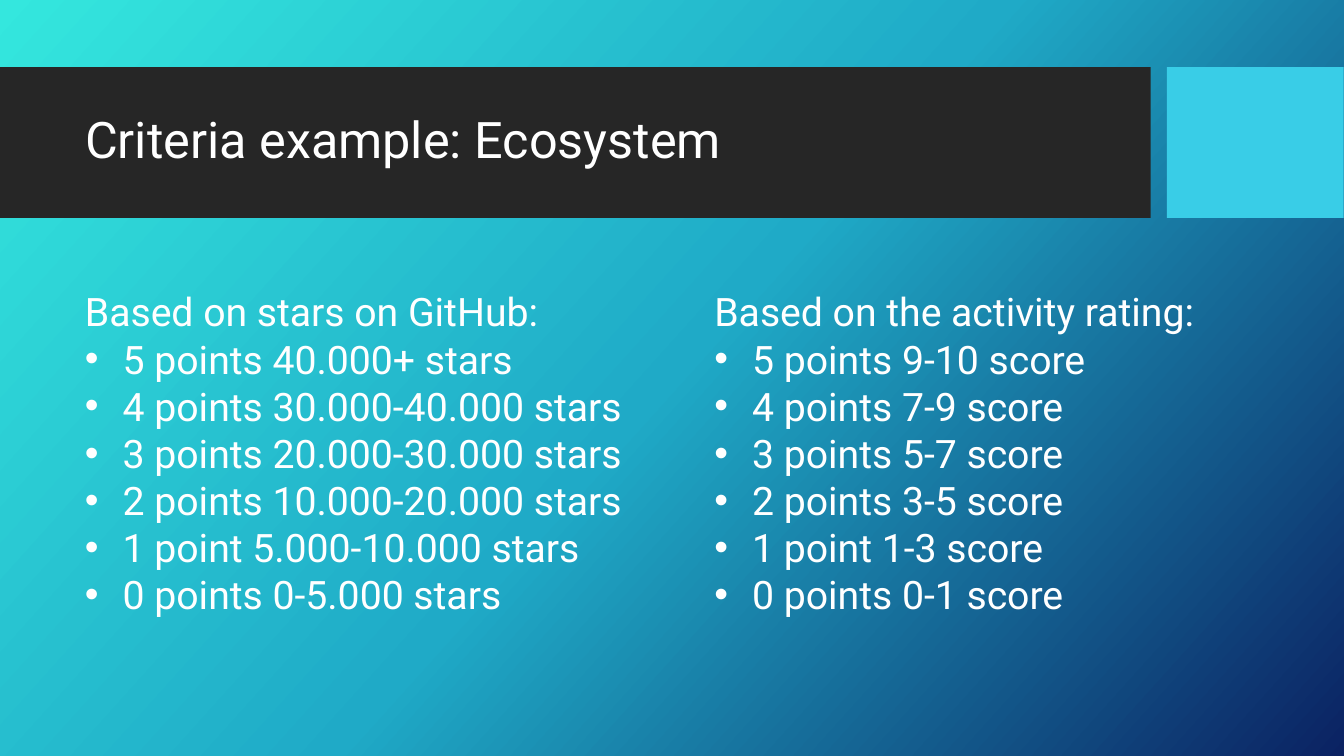
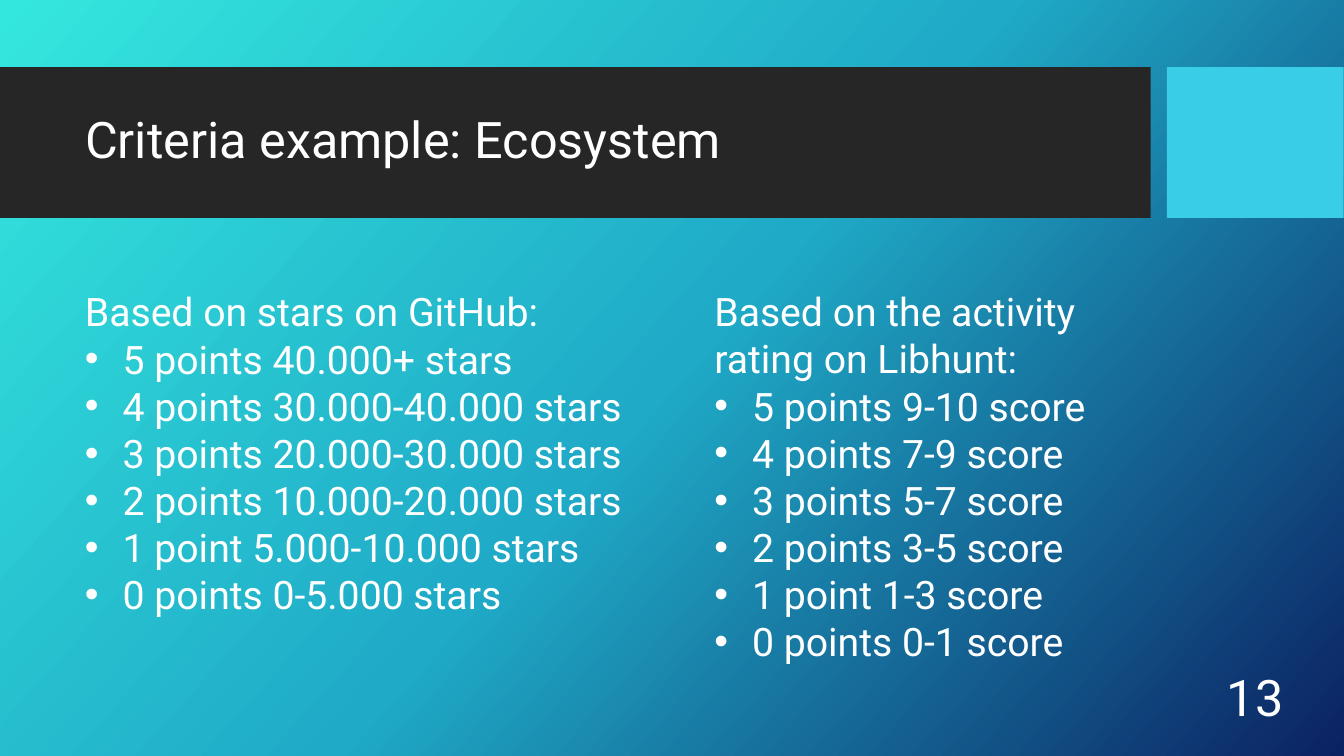
Before and after one commit to CosminBudurovici/Digital_Twin_Monitoring_System, a slide deck: slide 13 of Design Artefacts/Monitoring system presentation.pptx (slide 14 before the commit). Drawn at 1344x756 pixels with LibreOffice and Linux fonts; fonts in the diff are those of the drawing; background and template pictures are left out. Boxes give left, top, right and bottom in pixels: in the first picture for what was removed or moved away, otherwise in the second. Text is boxed around its words. In the diff, an @@ line names an element or a change of style, - is before the commit and + after.

```diff
--- a/Design Artefacts/Monitoring system presentation.pptx
+++ b/Design Artefacts/Monitoring system presentation.pptx
@@ text at (714, 296, 1075, 381): text changed @@
-Based on the activity rating:
+Based on the activity rating on Libhunt:
@@ page number added at (1227, 679, 1284, 717), 36 pt, text #FFFFFF @@
+13
```
Also in this commit, not shown: 16 other slides changed, 10 slides added, 1 slide removed, 6 other files.
